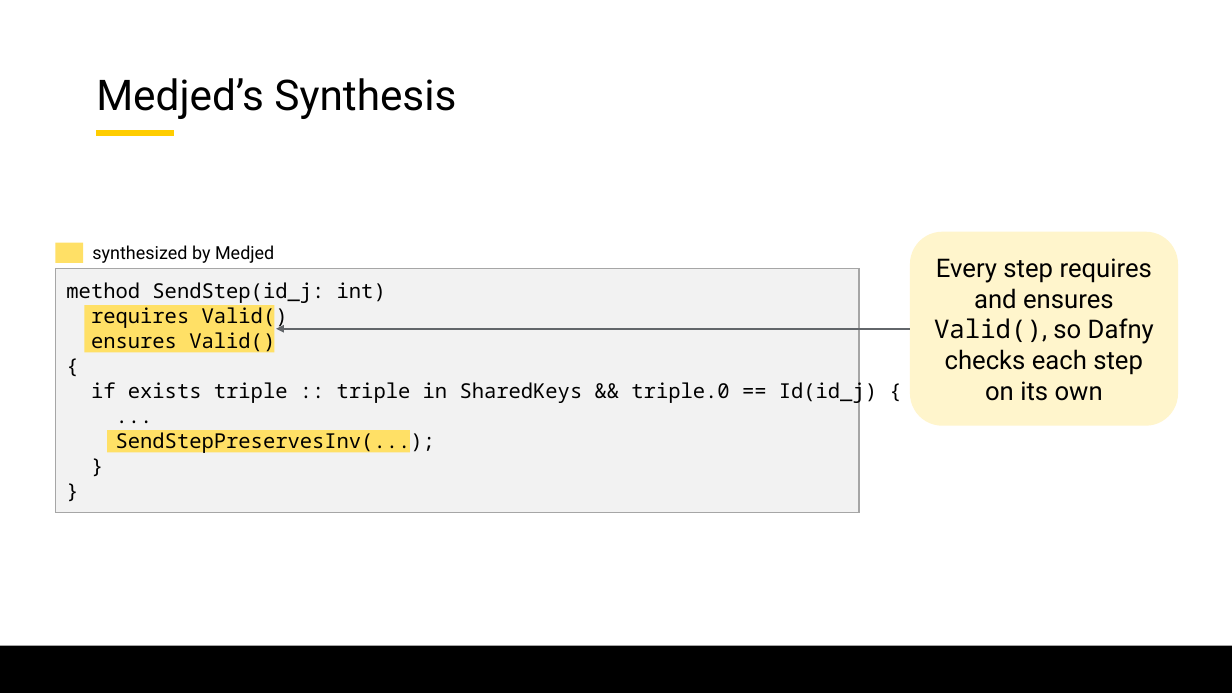
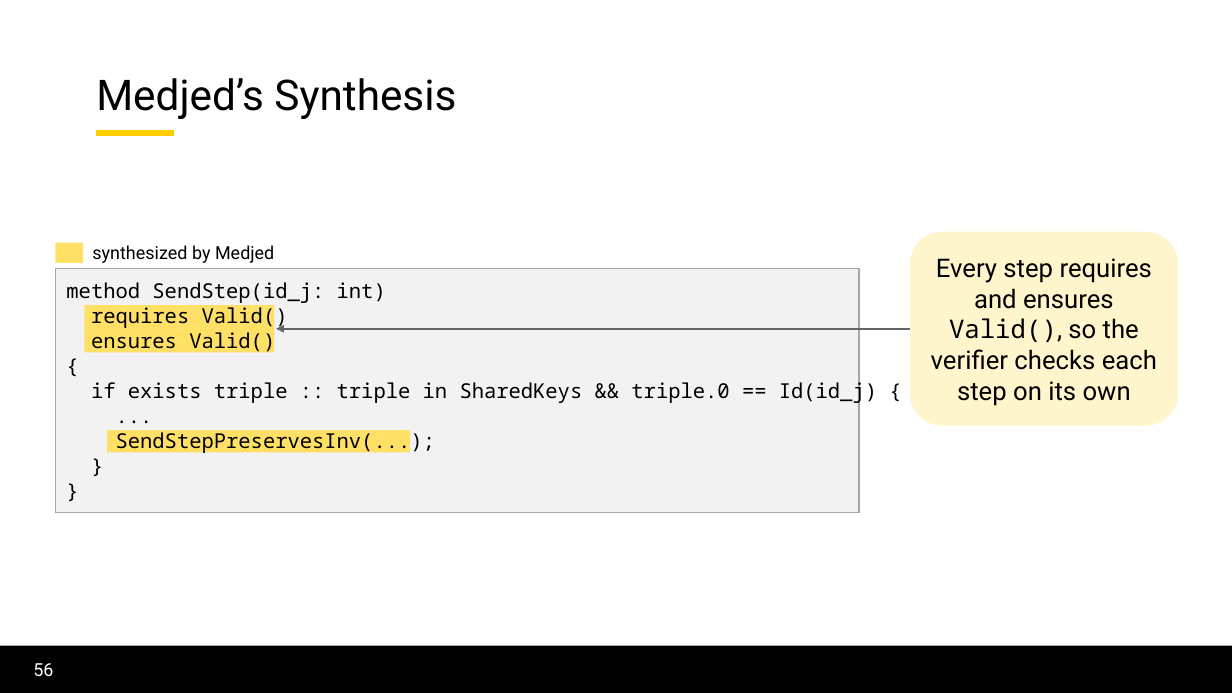
Before and after one commit to lorchrob/graduate_research_symposium, a slide deck: slide 56 of symposium_slides.pptx (slide 59 before the commit). Drawn at 1232x693 pixels with LibreOffice and Linux fonts; fonts in the diff are those of the drawing; background and template pictures are left out. Boxes give left, top, right and bottom in pixels: in the first picture for what was removed or moved away, otherwise in the second. Text is boxed around its words. In the diff, an @@ line names an element or a change of style, - is before the commit and + after.

```diff
--- a/symposium_slides.pptx
+++ b/symposium_slides.pptx
@@ text in rounded rectangle at (x1=931, y1=258, x2=1157, y2=406): text changed @@
-Every step requires and ensures Valid(), so Dafny checks each step on its own
+Every step requires and ensures Valid(), so the verifier checks each step on its own
@@ page number added at (x1=33, y1=663, x2=53, y2=676), 14 pt, text #FFFFFF @@
+56
```
Also in this commit, not shown: 69 other slides changed, 1 slide added.
